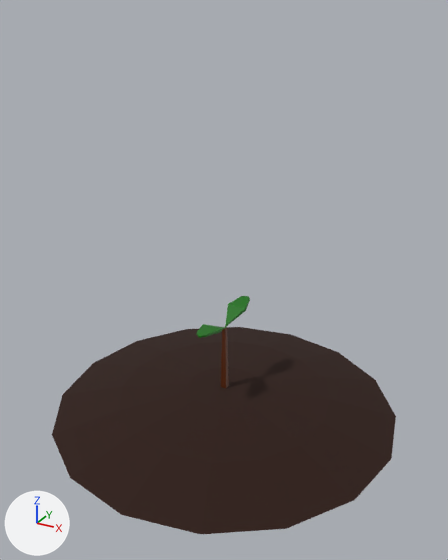
An edit to the glTF model assets/models/trees/TreeStage1.glb, drawn before and after from the same camera.
Before and after are seen from a 50 mm camera at (0.697, -1.272, 1.017) aimed at (0.017, -0.035, 0.399). The axes (+X, +Y, +Z) are drawn at lower left. The lights are the same throughout. Where no turn or scale is listed for an object, it has been applied to the vertices.
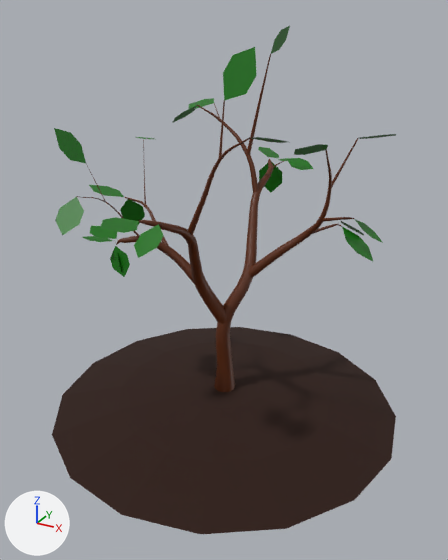
What differs and where, as boxes (x1, y1, x2, y2) in the pictures (448 x 560 px):
```json
{"object": "stage1", "change": "added", "after": [76, 54, 359, 392], "on screen": "brown"}
{"object": "leaves.002", "change": "added", "after": [54, 26, 396, 277], "on screen": "green"}
{"object": "Cube", "change": "deleted", "before": [197, 296, 250, 388], "faces in mat_leaf (dark green #097000)": [197, 296, 250, 338], "faces in mat_wood (brown #5a2600)": [221, 327, 229, 388]}
```

Edits to the scene script, one JSON object a line:
```json
{"op": "add", "block": "me_leaves_002", "code": ["me_leaves_002 = bpy.data.meshes.new('leaves.002')", "me_leaves_002.from_pydata(...)  # 150 vertices, 100 faces; spans x -0.406..0.379, y -0.397..0.396, z 0.404..0.977", "me_leaves_002.materials.append(mat_leaf)  # dark green #097000"]}
{"op": "add", "block": "me_tree_002", "code": ["me_tree_002 = bpy.data.meshes.new('tree.002')", "me_tree_002.from_pydata(...)  # 2184 vertices, 3968 faces; spans x -0.301..0.311, y -0.312..0.308, z 0.0..0.913", "me_tree_002.materials.append(mat_wood)  # brown #5a2600"]}
{"op": "remove", "block": "ob_cube", "code": ["ob_cube = bpy.data.objects.new('Cube', me_cube_001)", "ob_cube.location = (0.0, 0.0, 0.0)"]}
{"op": "add", "block": "ob_leaves_002", "code": ["ob_leaves_002 = bpy.data.objects.new('leaves.002', me_leaves_002)", "ob_leaves_002.location = (0.0, 0.0, 0.0)"]}
{"op": "add", "block": "ob_stage1", "code": ["ob_stage1 = bpy.data.objects.new('stage1', me_tree_002)", "ob_stage1.location = (0.0, 0.0, 0.0)"]}
```
